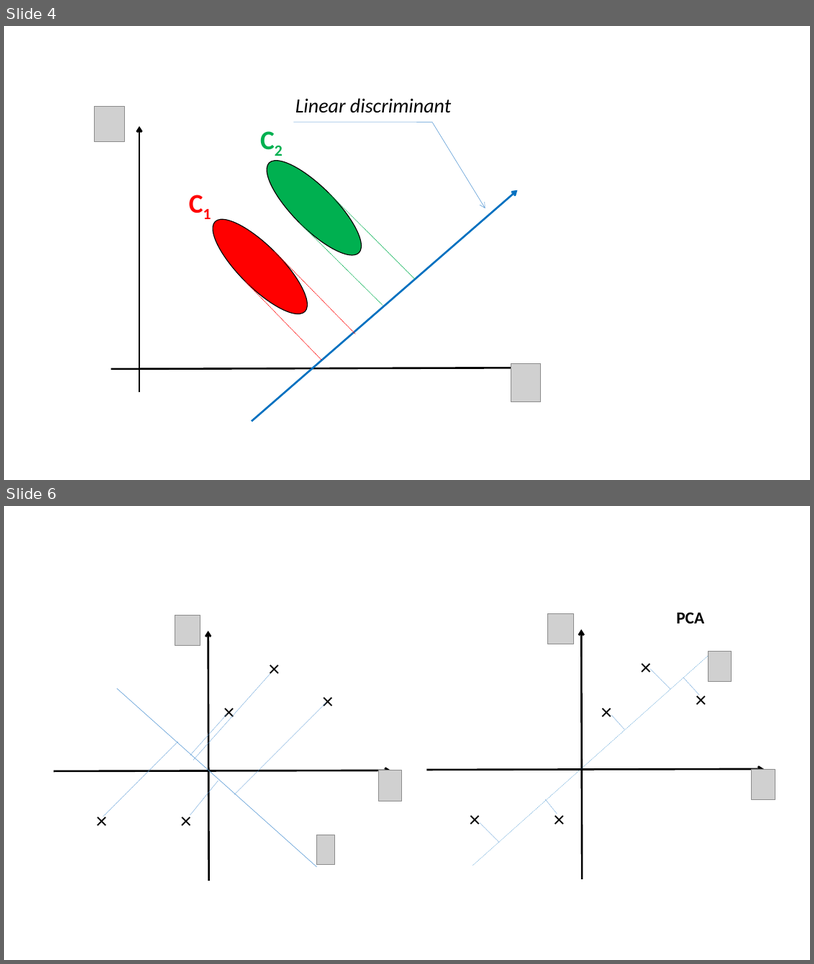
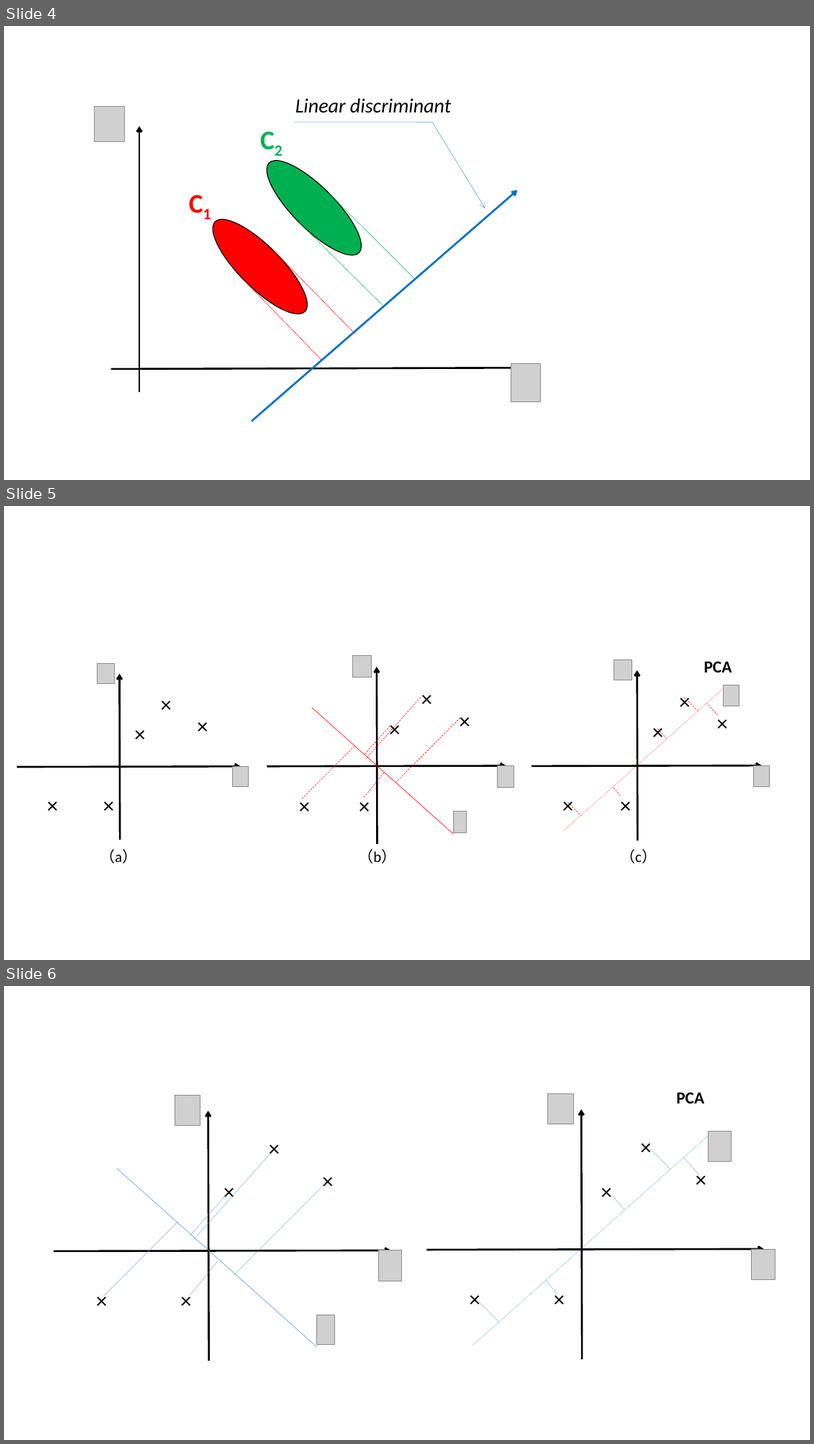
Before and after one commit to shinne/graduation, a slide deck: 毕设论文相关/我的相关/ppt/allPPT.pptx. Shown one above the other, each under a label of ours: slides 4 and 6 before the commit, slides 4, 5 and 6 after it; the slides between them are not shown. The pictures are 814x964 and 814x1444 pixels, drawn with LibreOffice and Linux fonts; fonts in the diff are those of the drawing; grey boxes stand for pictures. Boxes give left, top, right and bottom in pixels: in the first picture for what was removed or moved away, otherwise in the second. Text is boxed around its words. In the diff, an @@ line names an element or a change of style, - is before the commit and + after.

```diff
--- a/毕设论文相关/我的相关/ppt/allPPT.pptx
+++ b/毕设论文相关/我的相关/ppt/allPPT.pptx
@@ slide 5 added at <box>4,506,810,960</box>, background #FFFFFF @@
@@ picture added at <box>353,656,371,677</box> @@
@@ group added at <box>17,663,248,839</box>: 5 texts, 2 arrows, 2 pictures @@
+×
+×
+×
+×
+×
@@ arrow added from (377, 844) to (377, 667), #000000 2.25 pt @@
@@ line added from (421, 698) to (366, 758), #FF0000 0.5 pt dashed @@
@@ text added at <box>416,682,434,713</box>, 26 pt, text #000000 @@
+×
@@ group added at <box>532,659,769,841</box>: 6 texts, 6 lines, 3 pictures, 2 arrows @@
+×
+×
+×
+×
+×
+PCA
@@ line added from (312, 708) to (454, 834), #FF0000 0.5 pt @@
@@ text added at <box>384,713,406,744</box>, 26 pt, text #000000 @@
+×
@@ line added from (460, 718) to (396, 783), #FF0000 0.5 pt dashed @@
@@ text added at <box>453,705,471,736</box>, 26 pt, text #000000 @@
+×
@@ line added from (390, 726) to (364, 755), #FF0000 0.5 pt dashed @@
@@ line added from (302, 798) to (355, 745), #FF0000 0.5 pt dashed @@
@@ arrow added from (267, 766) to (507, 765), #000000 2.25 pt @@
@@ line added from (364, 797) to (384, 773), #FF0000 0.5 pt dashed @@
@@ picture added at <box>498,765,514,788</box> @@
@@ text added at <box>293,789,311,821</box>, 26 pt, text #000000 @@
+×
@@ text added at <box>353,789,371,821</box>, 26 pt, text #000000 @@
+×
@@ picture added at <box>453,811,467,832</box> @@
@@ text added at <box>100,849,137,863</box>, 18 pt, text #000000 @@
+（a）
@@ text added at <box>358,849,396,863</box>, 18 pt, text #000000 @@
+（b）
@@ text added at <box>620,849,657,863</box>, 18 pt, text #000000 @@
+（c）
```
Also in this commit, not shown: 1 other slide added, 1 slide removed, 7 other files.
